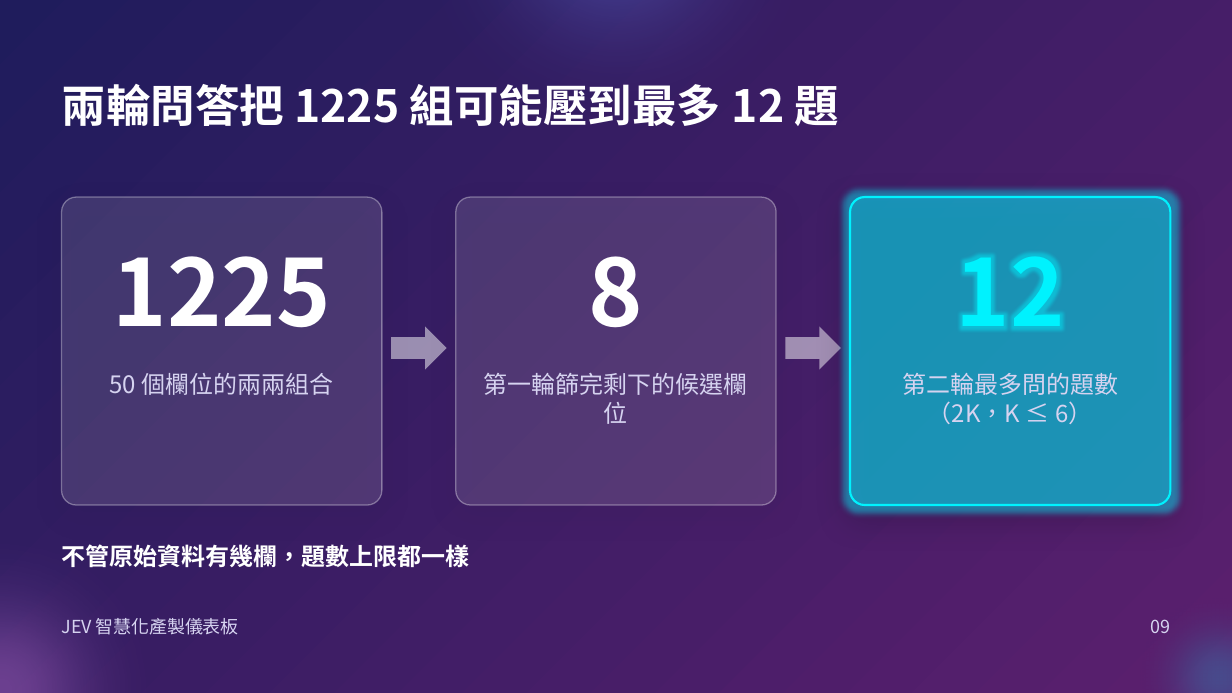
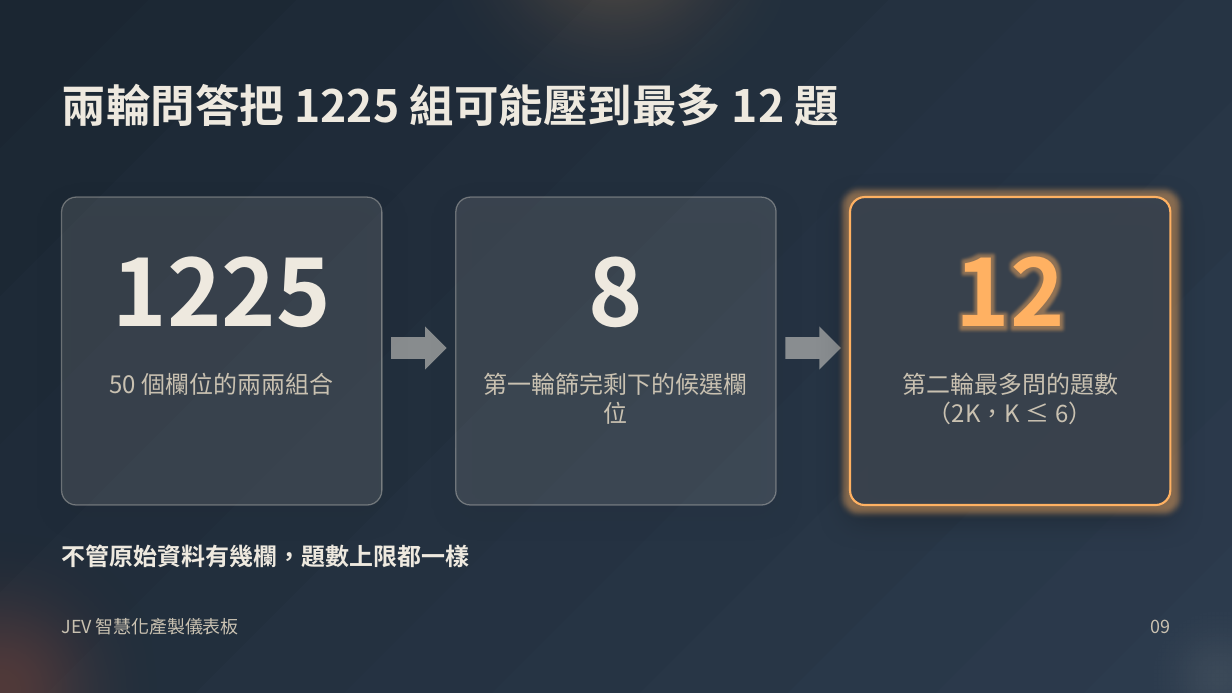
Before and after one commit to kglobe/jev-form-dashboard, a slide deck: slide 9 of docs/slides/JEV儀表板_python-pptx.pptx. Drawn at 1232x693 pixels with LibreOffice and Linux fonts; fonts in the diff are those of the drawing. Boxes give left, top, right and bottom in pixels: in the first picture for what was removed or moved away, otherwise in the second. Text is boxed around its words. In the diff, an @@ line names an element or a change of style, - is before the commit and + after.

```diff
--- a/docs/slides/JEV儀表板_python-pptx.pptx
+++ b/docs/slides/JEV儀表板_python-pptx.pptx
@@ background gradient #1F1C5C to #5B1F6E to gradient #1B2632 to #2C3B4D @@
@@ ellipse at <box>357,0,875,185</box>: fill #667EEA at 55% opacity to #FFB162 at 35% opacity @@
@@ rounded rectangle at <box>62,197,382,505</box>: fill #FFFFFF at 12% opacity to #EEE9DF at 12% opacity; outline #FFFFFF 0.75 pt to #EEE9DF 0.75 pt @@
@@ rounded rectangle at <box>456,197,776,505</box>: fill #FFFFFF at 12% opacity to #EEE9DF at 12% opacity; outline #FFFFFF 0.75 pt to #EEE9DF 0.75 pt @@
@@ rounded rectangle at <box>850,197,1170,505</box>: fill #00F2FE at 20% opacity to #2C3B4D at 85% opacity; outline #00F2FE 1.25 pt to #FFB162 1.25 pt @@
@@ text "12" at <box>956,253,1065,330</box>: text colour #00F2FE to #FFB162 @@
@@ right arrow at <box>391,326,446,370</box>: fill #FFFFFF at 50% opacity to #EEE9DF at 50% opacity @@
@@ right arrow at <box>786,326,841,370</box>: fill #FFFFFF at 50% opacity to #EEE9DF at 50% opacity @@
@@ text colour #D6D3F0 to #C9C1B1 in 5 elements at <box>62,618,239,635</box>, <box>1151,619,1171,633</box>, <box>110,373,334,395</box>, <box>484,373,748,424</box>, <box>902,373,1118,424</box> @@
@@ ellipse at <box>0,480,209,693</box>: fill #F093FB at 45% opacity to #A35139 at 55% opacity @@
@@ text colour #FFFFFF to #EEE9DF in 4 elements at <box>62,84,838,126</box>, <box>113,256,331,328</box>, <box>589,256,644,328</box>, <box>62,544,470,567</box> @@
@@ ellipse at <box>1109,567,1232,693</box>: fill #00F2FE at 30% opacity to #EEE9DF at 12% opacity @@
```
Also in this commit, not shown: 11 other slides changed, 23 other files.
